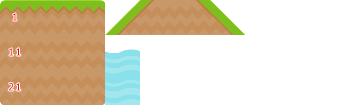
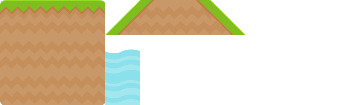
The second 350 x 105 image is a revision of the first. Changes to its layers:
hid "1 11 21 31 41 51" over [8, 13, 21, 91]
